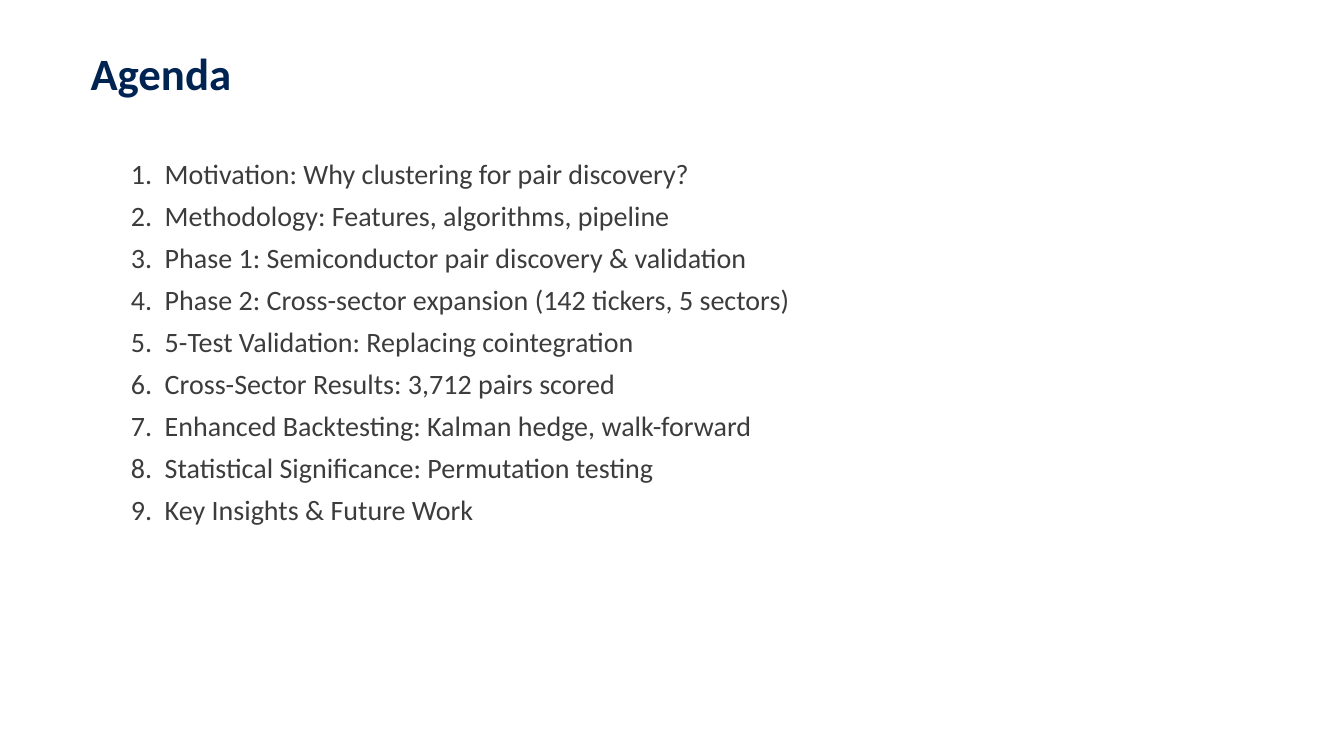
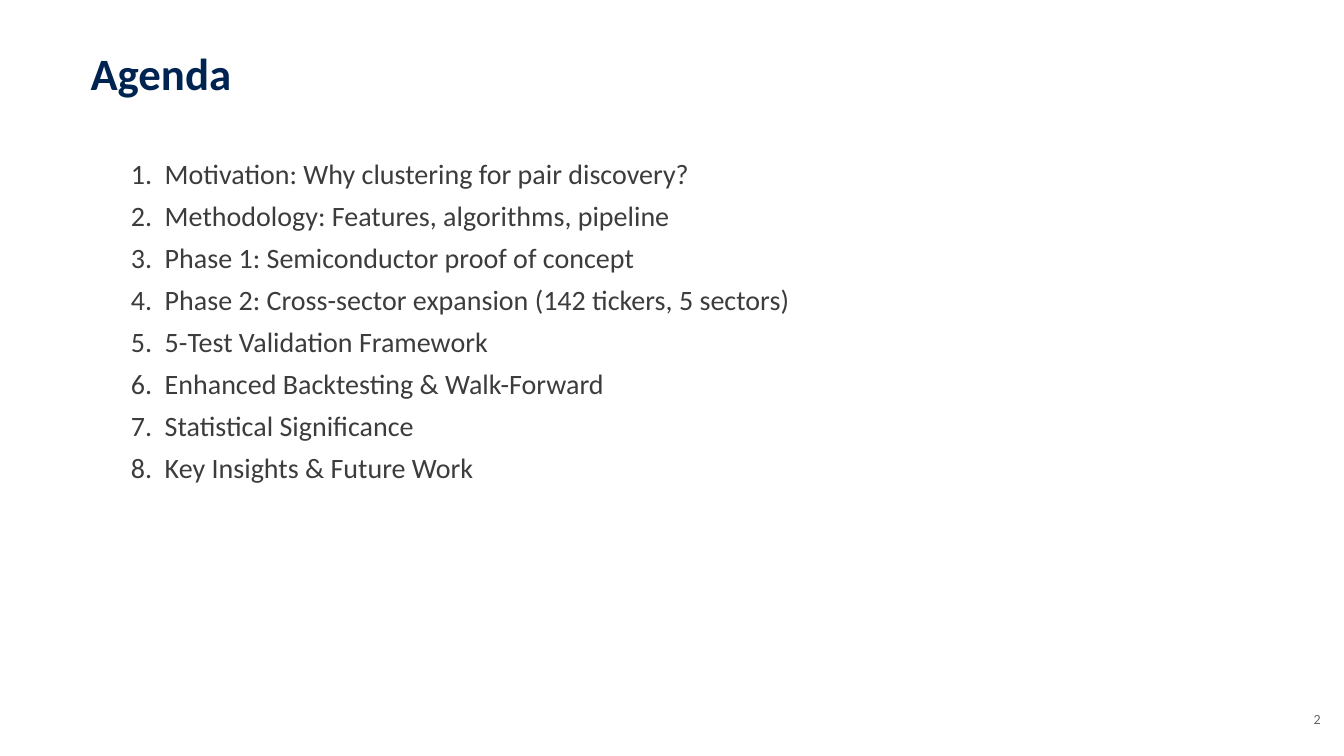
Before and after one commit to jcmcode/pairs-test, a slide deck: slide 2 of deliverables/presentation.pptx. Drawn at 1344x756 pixels with LibreOffice and Linux fonts; fonts in the diff are those of the drawing. Boxes give left, top, right and bottom in pixels: in the first picture for what was removed or moved away, otherwise in the second. Text is boxed around its words. In the diff, an @@ line names an element or a change of style, - is before the commit and + after.

```diff
--- a/deliverables/presentation.pptx
+++ b/deliverables/presentation.pptx
@@ text at bbox=[131, 248, 634, 273]: text changed @@
-3. Phase 1: Semiconductor pair discovery & validation
+3. Phase 1: Semiconductor proof of concept
@@ text at bbox=[131, 332, 604, 483]: text changed @@
-5. 5-Test Validation: Replacing cointegration
-6. Cross-Sector Results: 3,712 pairs scored
-7. Enhanced Backtesting: Kalman hedge, walk-forward
-8. Statistical Significance: Permutation testing
-9. Key Insights & Future Work
+5. 5-Test Validation Framework
+6. Enhanced Backtesting & Walk-Forward
+7. Statistical Significance
+8. Key Insights & Future Work
@@ text added at bbox=[1314, 715, 1321, 724], 10 pt, text #646464 @@
+2
```
Also in this commit, not shown: 17 other slides changed, 2 slides added, 7 slides removed, 15 other files.
